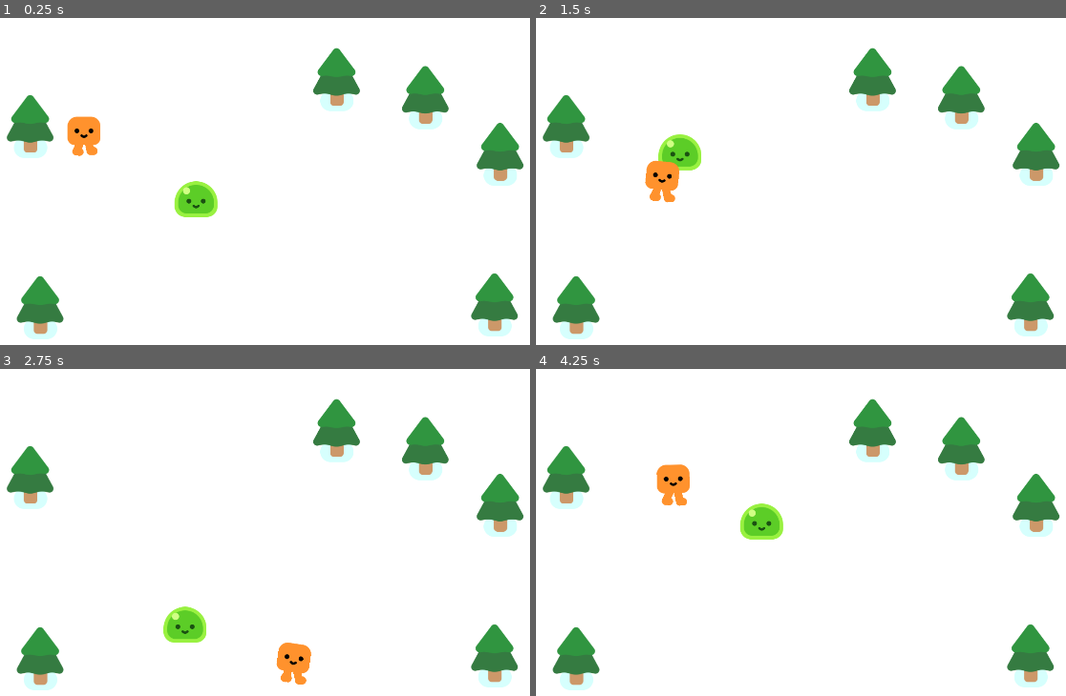
Above: before the commit, frames 1-4 (two rows, left to right).
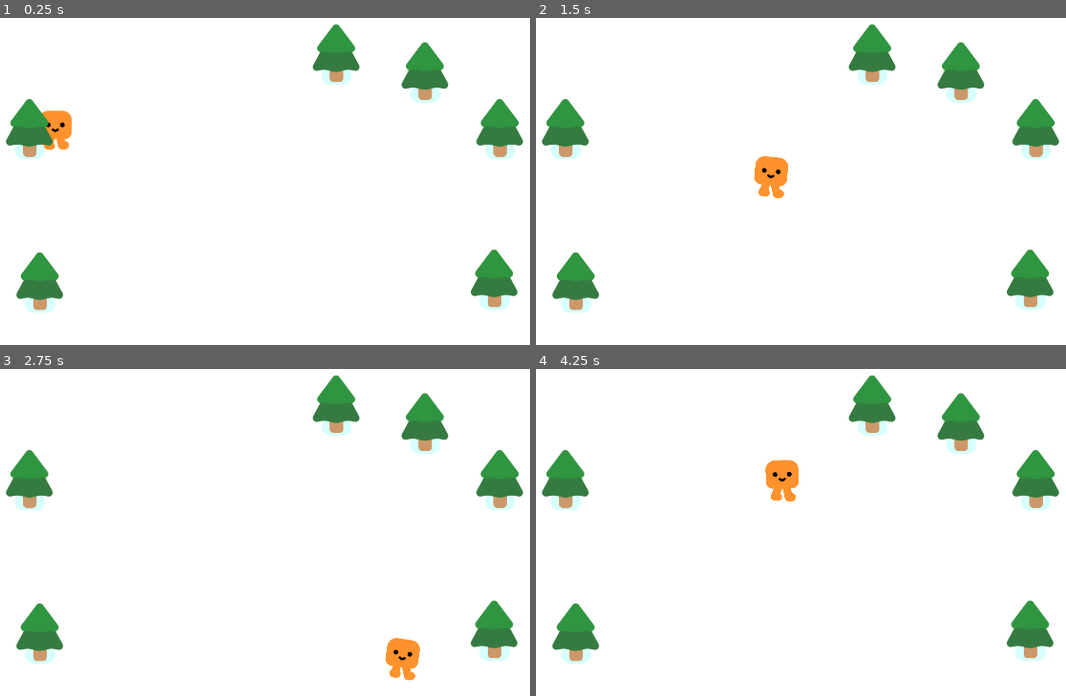
Above: after the commit, the same moments.

Repository: Tonykuang1028/FinalProject
Game: Godot game, scene res://survivors_game.tscn
The game is run twice, just before and just after one commit, with the same random seed, the same clock (stepped at 60 frames per second) and the same inputs.
Inputs:
- Up to frame 1 (0.25 s): no input
- Up to frame 2 (1.5 s): hold D (move_right) 0.53-1.28 s; hold S (move_down) from 1.28 s (still down)
- Up to frame 3 (2.75 s): release S (move_down) at 2.03 s; hold D (move_right) from 2.03 s (still down)
- Up to frame 4 (4.25 s): release D (move_right) at 2.78 s; hold W (move_up) 2.78-3.53 s; hold A (move_left) from 3.53 s (still down)

The runs differ from the first frame. In frame 1, 11% of the frame differs, in the area x 1-99%, y 1-99%; in frame 2, 11%; in frame 3, 11%; in frame 4, 11%.

Commit message:
fixed character pine tree collision

Diff:
--- a/pine_tree.tscn
+++ b/pine_tree.tscn
@@ -4,18 +4,19 @@
 [ext_resource type="Texture2D" uid="uid://caqfk2xng5v5u" path="res://trees/pine_tree.png" id="2_2t6et"]
 
 [sub_resource type="CircleShape2D" id="CircleShape2D_s60ee"]
-radius = 20.0
+radius = 22.0227
 
 [node name="PineTree" type="StaticBody2D"]
 
 [node name="GroundShadow" type="Sprite2D" parent="."]
 modulate = Color(0.839216, 1, 0.992157, 1)
-position = Vector2(1, 63)
+position = Vector2(5.96046e-08, 1.52588e-05)
+scale = Vector2(0.904762, 0.865385)
 texture = ExtResource("1_8lycu")
 
 [node name="PineTree" type="Sprite2D" parent="."]
+position = Vector2(-1, -60)
 texture = ExtResource("2_2t6et")
 
 [node name="CollisionShape2D" type="CollisionShape2D" parent="."]
-position = Vector2(1, 65)
 shape = SubResource("CircleShape2D_s60ee")
--- a/player.tscn
+++ b/player.tscn
@@ -4,7 +4,7 @@
 [ext_resource type="Script" path="res://player.gd" id="1_p0vna"]
 
 [sub_resource type="CircleShape2D" id="CircleShape2D_im2kr"]
-radius = 31.0161
+radius = 29.0172
 
 [node name="Player" type="CharacterBody2D"]
 script = ExtResource("1_p0vna")
--- a/survivors_game.tscn
+++ b/survivors_game.tscn
@@ -1,7 +1,6 @@
-[gd_scene load_steps=4 format=3 uid="uid://btn6rqffudpog"]
+[gd_scene load_steps=3 format=3 uid="uid://btn6rqffudpog"]
 
 [ext_resource type="PackedScene" uid="uid://be2yma1l3fq8" path="res://player.tscn" id="1_so1bh"]
-[ext_resource type="PackedScene" uid="uid://qdvxicsbgug" path="res://mob.tscn" id="2_7wd0j"]
 [ext_resource type="PackedScene" uid="uid://bkt56macggrho" path="res://pine_tree.tscn" id="2_i21pu"]
 
 [node name="Game" type="Node2D"]
@@ -13,10 +12,7 @@
 offset_bottom = 1084.0
 
 [node name="Player" parent="." instance=ExtResource("1_so1bh")]
-position = Vector2(354, 390)
-
-[node name="Mob" parent="." instance=ExtResource("2_7wd0j")]
-position = Vector2(697, 587)
+position = Vector2(282, 375)
 
 [node name="PineTree" parent="." instance=ExtResource("2_i21pu")]
 position = Vector2(240, 777)
@@ -31,7 +27,7 @@
 position = Vector2(1396, 391)
 
 [node name="PineTree6" parent="." instance=ExtResource("2_i21pu")]
-position = Vector2(215, 321)
+position = Vector2(214, 391)
 
 [node name="PineTree5" parent="." instance=ExtResource("2_i21pu")]
 position = Vector2(985, 203)
